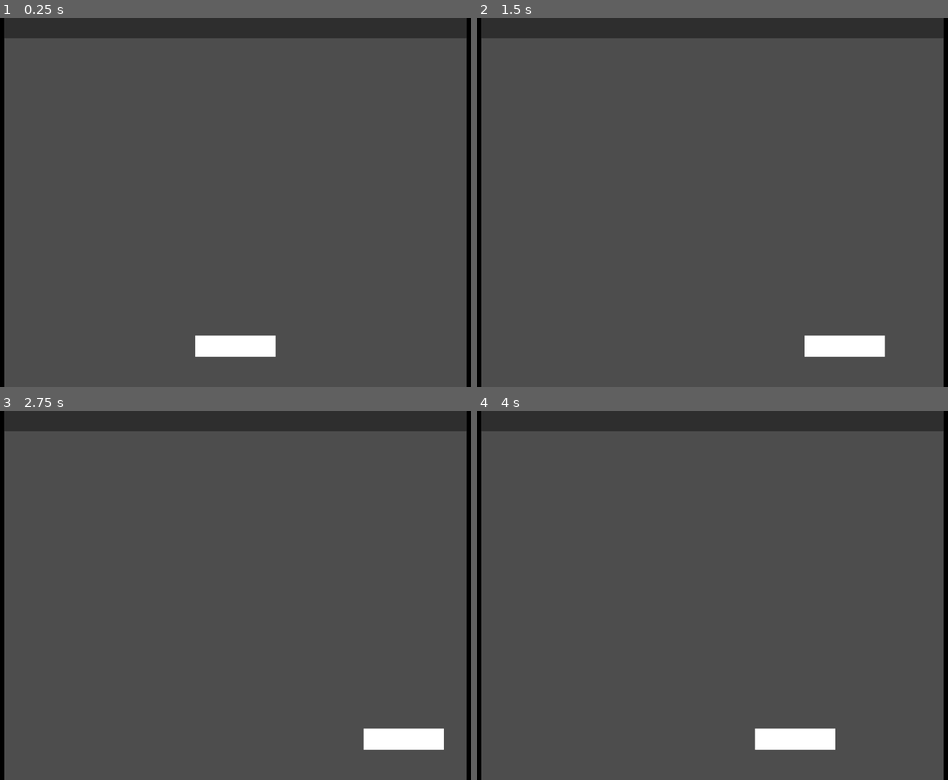
Above: before the commit, frames 1-4 (two rows, left to right).
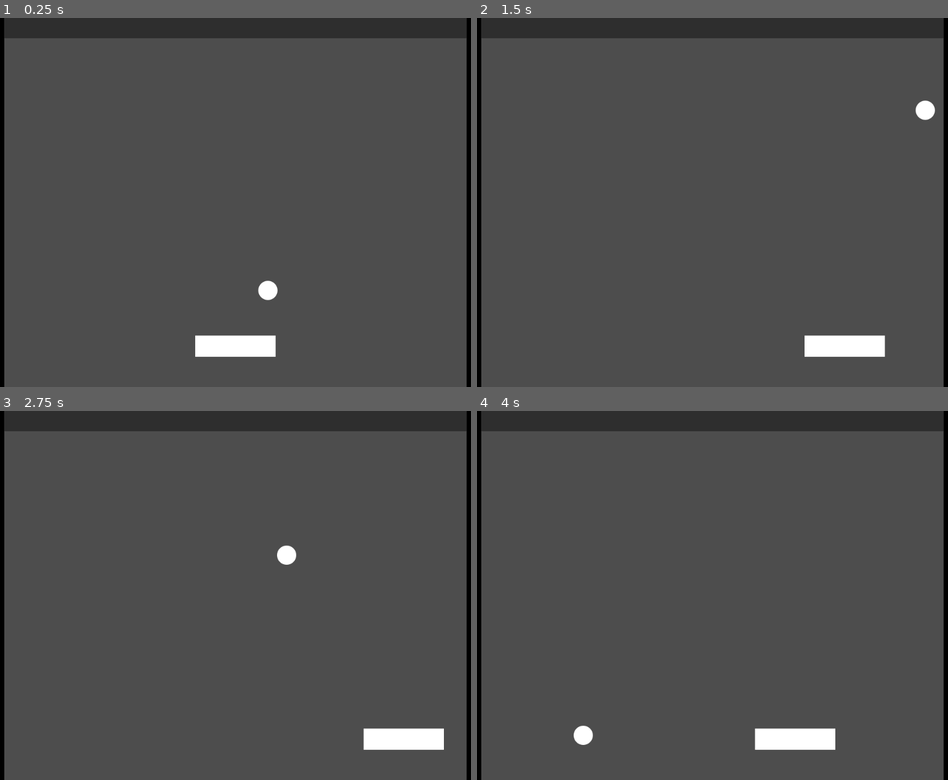
Above: after the commit, the same moments.

Repository: nandorespawns/breakout-clone
Game: Godot game, scene res://Scenes/game.tscn
Same seed, same stepped clock (60 frames per second), same inputs: the game is played once before the commit and once after it.
Inputs:
- Up to frame 1 (0.25 s): no input
- Up to frame 2 (1.5 s): hold D (move_right) 0.53-1.28 s; hold A (move_left) from 1.28 s (still down)
- Up to frame 3 (2.75 s): release A (move_left) at 2.03 s; hold D (move_right) from 2.03 s (still down)
- Up to frame 4 (4 s): release D (move_right) at 3.53 s; hold A (move_left) from 3.53 s (still down)

The runs differ from the first frame. In frame 1, 0.2% of the frame differs, in the area x 54-59%, y 71-77%; in frame 2, 0.2%, in the area x 93-98%, y 22-28%; in frame 3, 0.2%; in frame 4, 0.2%.

Commit message:
back to the pc

Diff:
--- a/breakout-clone/Scenes/ball.tscn
+++ b/breakout-clone/Scenes/ball.tscn
@@ -1,6 +1,10 @@
-[gd_scene load_steps=4 format=3 uid="uid://cneqmfc12janu"]
+[gd_scene load_steps=5 format=3 uid="uid://cneqmfc12janu"]
 
 [ext_resource type="Script" uid="uid://bdhnrd7hsub17" path="res://Scripts/ball.gd" id="1_d60mj"]
+
+[sub_resource type="PhysicsMaterial" id="PhysicsMaterial_d60mj"]
+friction = 0.0
+bounce = 1.0
 
 [sub_resource type="StyleBoxFlat" id="StyleBoxFlat_25osk"]
 bg_color = Color(1, 1, 1, 1)
@@ -12,7 +16,13 @@
 [sub_resource type="CircleShape2D" id="CircleShape2D_25osk"]
 radius = 20.0998
 
-[node name="ball" type="Node2D"]
+[node name="ball" type="RigidBody2D"]
+collision_layer = 4
+collision_mask = 3
+physics_material_override = SubResource("PhysicsMaterial_d60mj")
+gravity_scale = 0.0
+linear_damp_mode = 1
+angular_damp_mode = 1
 script = ExtResource("1_d60mj")
 
 [node name="Panel" type="Panel" parent="."]
@@ -29,9 +39,5 @@
 grow_vertical = 2
 theme_override_styles/panel = SubResource("StyleBoxFlat_25osk")
 
-[node name="RigidBody2D" type="RigidBody2D" parent="."]
-collision_layer = 4
-collision_mask = 3
-
-[node name="CollisionShape2D" type="CollisionShape2D" parent="RigidBody2D"]
+[node name="CollisionShape2D" type="CollisionShape2D" parent="."]
 shape = SubResource("CircleShape2D_25osk")
--- a/breakout-clone/Scenes/game.tscn
+++ b/breakout-clone/Scenes/game.tscn
@@ -1,7 +1,8 @@
-[gd_scene load_steps=3 format=3 uid="uid://cl2632lsy7g7r"]
+[gd_scene load_steps=4 format=3 uid="uid://cl2632lsy7g7r"]
 
 [ext_resource type="PackedScene" uid="uid://c2vjxd4uhehki" path="res://Scenes/player.tscn" id="1_ebmjs"]
 [ext_resource type="PackedScene" uid="uid://cwnix3aoi3ebj" path="res://Scenes/wallsnceiling.tscn" id="1_qxrlw"]
+[ext_resource type="PackedScene" uid="uid://cneqmfc12janu" path="res://Scenes/ball.tscn" id="3_wrm1d"]
 
 [node name="Game" type="Node2D"]
 
@@ -9,3 +10,7 @@
 
 [node name="player" parent="." instance=ExtResource("1_ebmjs")]
 position = Vector2(512, 683)
+
+[node name="ball" parent="." instance=ExtResource("3_wrm1d")]
+position = Vector2(510, 637)
+rotation = 0.785398
--- a/breakout-clone/Scenes/player.tscn
+++ b/breakout-clone/Scenes/player.tscn
@@ -10,6 +10,7 @@
 
 [node name="player" type="CharacterBody2D"]
 collision_mask = 6
+motion_mode = 1
 script = ExtResource("1_v0iea")
 
 [node name="paddle" type="Panel" parent="."]
--- a/breakout-clone/Scripts/ball.gd
+++ b/breakout-clone/Scripts/ball.gd
@@ -1,3 +1,10 @@
-extends Node2D
+extends RigidBody2D
 
 const SPEED :int  = 300
+
+func _ready() -> void:
+
+	linear_velocity = Vector2(SPEED, -SPEED)
+
+func _physics_process(delta: float) -> void:
+	print(linear_velocity)
